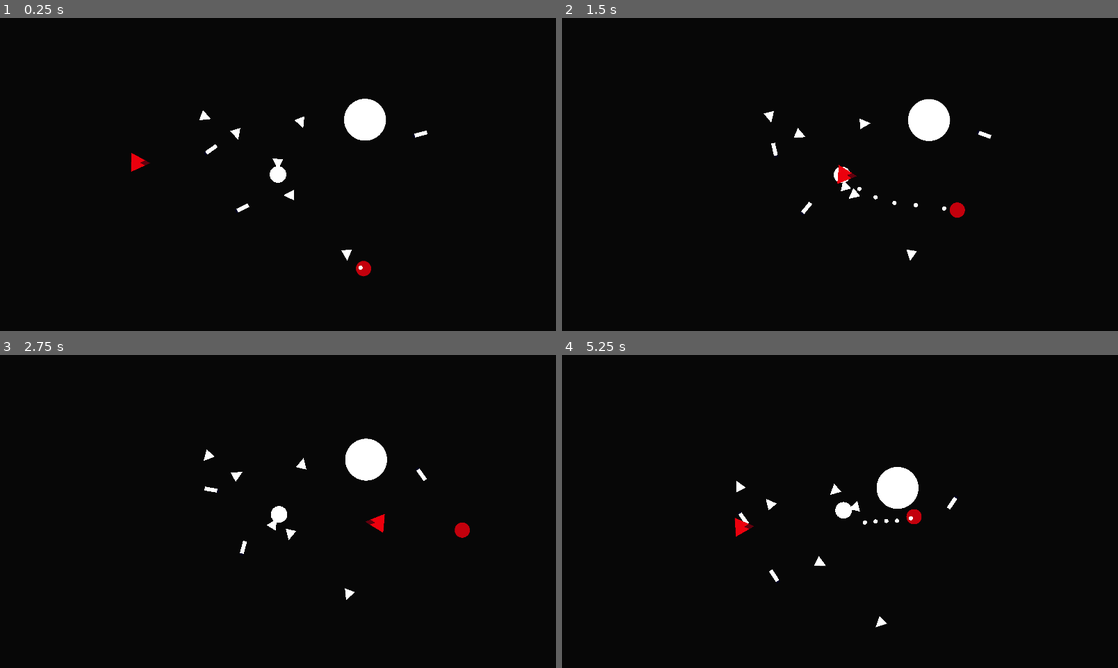
Above: before the commit, frames 1-4 (two rows, left to right).
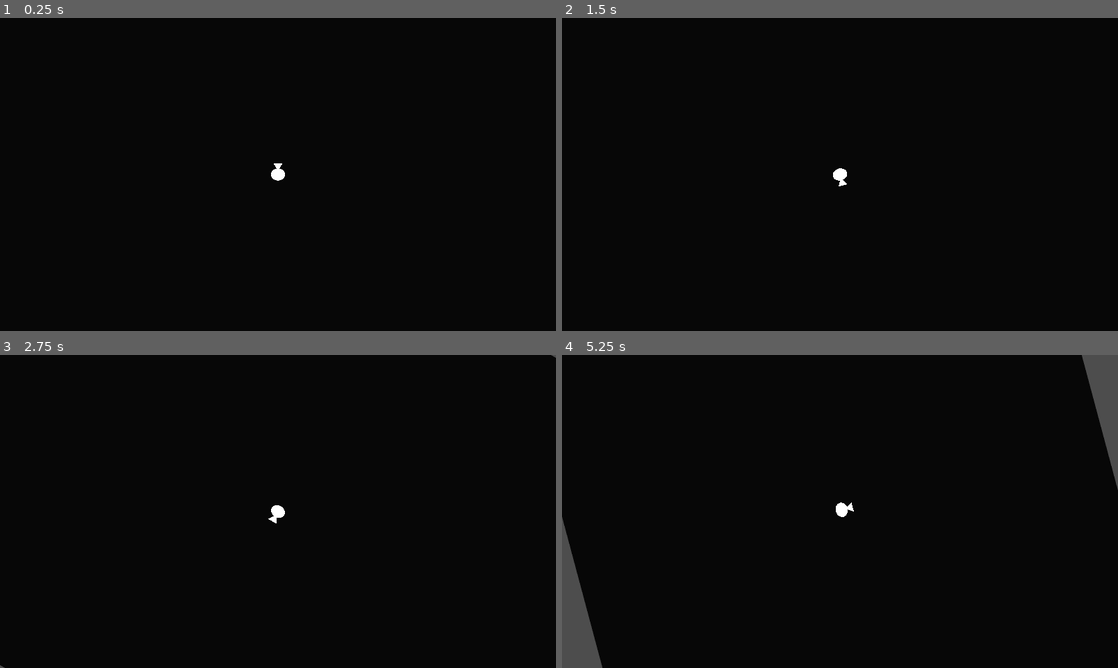
Above: after the commit, the same moments.

Repository: Leeway001Write/melonJam6
Game: Godot game, scene res://Levels/world.tscn
Two runs of this game, one before a commit and one after it. Both use one fixed random seed, a clock stepped at 60 frames per second and the inputs below.
Inputs:
- Up to frame 1 (0.25 s): no input
- Up to frame 2 (1.5 s): hold D (right) 0.53-1.28 s; tap X (DestroyTest) at 0.6, 1.35 s; hold A (left) from 1.28 s (still down)
- Up to frame 3 (2.75 s): release A (left) at 2.03 s; hold D (right) from 2.03 s (still down); hold Space (fire) from 2.03 s (still down); tap X (DestroyTest) at 2.3 s
- Up to frame 4 (5.25 s): release D (right) at 2.78 s; release Space (fire) at 2.78 s; hold W (forward) 2.78-3.53 s; tap X (DestroyTest) at 2.85, 3.6, 4.55, 5.1 s; hold A (left) from 3.53 s (still down); tap Space (fire) at 4.35 s

The runs differ from the first frame. In frame 1, 1.4% of the frame differs, in the area x 23-77%, y 25-83%; in frame 2, 1.4%; in frame 3, 1.4%; in frame 4, 4.6%, in the area x 0-100%, y 0-100%.

Commit message:
Made the junk components and got the world ready to be built out.

Diff:
--- a/escape-from-greenland/Levels/world.tscn
+++ b/escape-from-greenland/Levels/world.tscn
@@ -1,18 +1,13 @@
-[gd_scene load_steps=8 format=3 uid="uid://yueyhrgmxpo4"]
+[gd_scene load_steps=3 format=3 uid="uid://yueyhrgmxpo4"]
 
 [ext_resource type="PackedScene" uid="uid://gjus2b6qt6k1" path="res://Prefabs/ship.tscn" id="1_kycxd"]
-[ext_resource type="PackedScene" uid="uid://6t48r1sfmkgl" path="res://Prefabs/booster.tscn" id="2_kycxd"]
-[ext_resource type="PackedScene" uid="uid://ccrjlto8qhso5" path="res://Prefabs/gun.tscn" id="3_pa6j6"]
-[ext_resource type="PackedScene" uid="uid://rk3w2tikjskl" path="res://Prefabs/charging-enemy.tscn" id="4_4dvsh"]
-[ext_resource type="PackedScene" uid="uid://bn1lygxg8oxdq" path="res://Prefabs/path-enemy.tscn" id="5_ks8n1"]
-[ext_resource type="PackedScene" uid="uid://c5k803o78b381" path="res://Prefabs/asteroid.tscn" id="6_x5oxt"]
 
 [sub_resource type="QuadMesh" id="QuadMesh_4dvsh"]
 
 [node name="World" type="Node2D"]
 
 [node name="Ship" parent="." instance=ExtResource("1_kycxd")]
-position = Vector2(571, 81)
+scale = Vector2(0.871134, 0.726322)
 
 [node name="Backdrop" type="MeshInstance2D" parent="Ship"]
 modulate = Color(0.0283017, 0.0283017, 0.0283017, 1)
@@ -20,49 +15,62 @@
 scale = Vector2(6354.16, 5170.86)
 mesh = SubResource("QuadMesh_4dvsh")
 
-[node name="Items" type="Node2D" parent="."]
+[node name="Q1" type="Node2D" parent="."]
 
-[node name="Booster" parent="Items" instance=ExtResource("2_kycxd")]
-position = Vector2(645, 224)
-rotation = 1.67462
+[node name="Enemies" type="Node2D" parent="Q1"]
 
-[node name="Booster2" parent="Items" instance=ExtResource("2_kycxd")]
-position = Vector2(732, -273)
-rotation = -0.108523
+[node name="Items" type="Node2D" parent="Q1"]
 
-[node name="Booster4" parent="Items" instance=ExtResource("2_kycxd")]
-position = Vector2(1047, 639)
-rotation = -0.108523
+[node name="Asteroids" type="Node2D" parent="Q1"]
 
-[node name="Booster5" parent="Items" instance=ExtResource("2_kycxd")]
-position = Vector2(286, -194)
-rotation = -0.108523
+[node name="Art" type="Node2D" parent="Q1"]
 
-[node name="Booster3" parent="Items" instance=ExtResource("2_kycxd")]
-position = Vector2(74, -315)
-rotation = -1.39699
+[node name="Background" type="Node2D" parent="Q1/Art"]
 
-[node name="Gun" parent="Items" instance=ExtResource("3_pa6j6")]
-position = Vector2(106, -89)
-rotation = 1.18919
+[node name="Q2" type="Node2D" parent="."]
 
-[node name="Gun2" parent="Items" instance=ExtResource("3_pa6j6")]
-position = Vector2(323, 314)
-rotation = 1.18919
+[node name="Enemies" type="Node2D" parent="Q2"]
 
-[node name="Gun3" parent="Items" instance=ExtResource("3_pa6j6")]
-position = Vector2(1552, -197)
-rotation = 1.18919
+[node name="Items" type="Node2D" parent="Q2"]
 
-[node name="Backgrounds" type="Node2D" parent="."]
+[node name="Asteroids" type="Node2D" parent="Q2"]
 
-[node name="Enemies" type="Node2D" parent="."]
+[node name="Art" type="Node2D" parent="Q2"]
 
-[node name="ChargingEnemy" parent="Enemies" instance=ExtResource("4_4dvsh")]
-position = Vector2(-377, 0)
+[node name="Background" type="Node2D" parent="Q2/Art"]
 
-[node name="PathEnemy" parent="." instance=ExtResource("5_ks8n1")]
-position = Vector2(1137, 135)
+[node name="Q3" type="Node2D" parent="."]
 
-[node name="Asteroids" parent="." instance=ExtResource("6_x5oxt")]
-position = Vector2(1172, -297)
+[node name="Enemies" type="Node2D" parent="Q3"]
+
+[node name="Items" type="Node2D" parent="Q3"]
+
+[node name="Asteroids" type="Node2D" parent="Q3"]
+
+[node name="Art" type="Node2D" parent="Q3"]
+
+[node name="Background" type="Node2D" parent="Q3/Art"]
+
+[node name="Q4" type="Node2D" parent="."]
+
+[node name="Enemies" type="Node2D" parent="Q4"]
+
+[node name="Items" type="Node2D" parent="Q4"]
+
+[node name="Asteroids" type="Node2D" parent="Q4"]
+
+[node name="Art" type="Node2D" parent="Q4"]
+
+[node name="Background" type="Node2D" parent="Q4/Art"]
+
+[node name="Q5" type="Node2D" parent="."]
+
+[node name="Enemies" type="Node2D" parent="Q5"]
+
+[node name="Items" type="Node2D" parent="Q5"]
+
+[node name="Asteroids" type="Node2D" parent="Q5"]
+
+[node name="Art" type="Node2D" parent="Q5"]
+
+[node name="Background" type="Node2D" parent="Q5/Art"]
--- a/escape-from-greenland/Prefabs/asteroid.tscn
+++ b/escape-from-greenland/Prefabs/asteroid.tscn
@@ -6,7 +6,7 @@
 
 [sub_resource type="CircleShape2D" id="CircleShape2D_3m15j"]
 
-[node name="Asteroids" type="CharacterBody2D"]
+[node name="Asteroid" type="CharacterBody2D"]
 
 [node name="MeshInstance2D" type="MeshInstance2D" parent="."]
 scale = Vector2(289.525, 289.525)
--- /dev/null
+++ b/escape-from-greenland/Prefabs/junk-component.tscn
@@ -0,0 +1,23 @@
+[gd_scene load_steps=4 format=3 uid="uid://o2wqv4w0qqio"]
+
+[ext_resource type="Script" uid="uid://cpd534xwxdjb8" path="res://Scripts/component.gd" id="1_2g848"]
+
+[sub_resource type="QuadMesh" id="QuadMesh_2g848"]
+
+[sub_resource type="RectangleShape2D" id="RectangleShape2D_2g848"]
+
+[node name="JunkComponent" type="CharacterBody2D"]
+script = ExtResource("1_2g848")
+health = 3
+
+[node name="MeshInstance2D" type="MeshInstance2D" parent="."]
+scale = Vector2(70.5107, 163.531)
+mesh = SubResource("QuadMesh_2g848")
+
+[node name="Area2D" type="Area2D" parent="." groups=["Component", "Junk"]]
+
+[node name="CollisionShape2D" type="CollisionShape2D" parent="Area2D"]
+scale = Vector2(3.65633, 7.86377)
+shape = SubResource("RectangleShape2D_2g848")
+
+[connection signal="area_entered" from="Area2D" to="." method="_on_area_2d_area_entered"]
--- a/escape-from-greenland/Prefabs/ship.tscn
+++ b/escape-from-greenland/Prefabs/ship.tscn
@@ -75,9 +75,11 @@
 [node name="InitialBooster" parent="Components/Boosters" instance=ExtResource("1_7nyfi")]
 position = Vector2(0, -71)
 health = 10000
-test = true
+initial = true
 
 [node name="Guns" type="Node2D" parent="Components"]
+
+[node name="Junk" type="Node2D" parent="Components"]
 
 [node name="ForwardPos" type="Node2D" parent="."]
 position = Vector2(0, 9)
@@ -100,43 +102,51 @@
 
 [node name="Audios" type="Node2D" parent="Camera2D"]
 
+[node name="Clarinet" type="AudioStreamPlayer2D" parent="Camera2D/Audios"]
+stream = ExtResource("9_c2nu4")
+volume_db = -80.0
+autoplay = true
+parameters/looping = true
+
 [node name="Bass" type="AudioStreamPlayer2D" parent="Camera2D/Audios"]
 stream = ExtResource("6_dpy1d")
+volume_db = -80.0
 autoplay = true
 parameters/looping = true
 
 [node name="Arpeggiator" type="AudioStreamPlayer2D" parent="Camera2D/Audios"]
 stream = ExtResource("7_dgasq")
-autoplay = true
-parameters/looping = true
-
-[node name="Clarinet" type="AudioStreamPlayer2D" parent="Camera2D/Audios"]
-stream = ExtResource("9_c2nu4")
+volume_db = -80.0
 autoplay = true
 parameters/looping = true
 
 [node name="KickAndSnare" type="AudioStreamPlayer2D" parent="Camera2D/Audios"]
 stream = ExtResource("5_o8k4e")
+volume_db = -80.0
 autoplay = true
 parameters/looping = true
 
 [node name="Strings" type="AudioStreamPlayer2D" parent="Camera2D/Audios"]
 stream = ExtResource("8_okhf4")
+volume_db = -80.0
 autoplay = true
 parameters/looping = true
 
 [node name="HiHat" type="AudioStreamPlayer2D" parent="Camera2D/Audios"]
 stream = ExtResource("4_cm1ru")
+volume_db = -80.0
 autoplay = true
 parameters/looping = true
 
 [node name="Flute" type="AudioStreamPlayer2D" parent="Camera2D/Audios"]
 stream = ExtResource("10_uc7nm")
+volume_db = -80.0
 autoplay = true
 parameters/looping = true
 
 [node name="Brass" type="AudioStreamPlayer2D" parent="Camera2D/Audios"]
 stream = ExtResource("11_7cayt")
+volume_db = -80.0
 autoplay = true
 parameters/looping = true
 
--- a/escape-from-greenland/Scripts/booster.gd
+++ b/escape-from-greenland/Scripts/booster.gd
@@ -8,8 +8,6 @@
 func _physics_process(delta: float) -> void:
 	super(delta)
 	dir_vector = Vector2($ForwardPos.global_position - global_position).normalized() * speed
-	if test and Input.is_action_just_pressed("DestroyTest"):
-		_hurt()
 
 	if Input.is_action_pressed('forward') and attached:
 		$CPUParticles2D.emitting = true
--- a/escape-from-greenland/Scripts/component.gd
+++ b/escape-from-greenland/Scripts/component.gd
@@ -4,8 +4,9 @@
 
 @export var attached:bool
 @export var health:int
-@export var test:bool
 @export var rot_range = Vector2(-1, 1) # Min and max rotation
+@export var initial:bool = false
+
 @onready var trigger:Area2D = $Area2D
 @onready var rot_speed = randf_range(rot_range.x, rot_range.y)
 
@@ -41,11 +42,10 @@
 		invincible = false
 	elif area.is_in_group("DamagePlayer") and attached:
 		_hurt()
-	elif area.is_in_group('Asteroid'):
-		_hurt()
-		_hurt()
-		_hurt()
-		_hurt()
+	elif area.is_in_group('Asteroid') and not initial:
+		get_tree().get_first_node_in_group('Cam').shake()
+		get_tree().get_first_node_in_group('Cam').shake()
+		queue_free()
 
 func _hurt():
 	if invincible: return
@@ -59,7 +59,7 @@
 
 func invincibility():
 	invincible = true
-	await get_tree().create_timer(1.1).timeout
+	await get_tree().create_timer(.7).timeout
 	invincible = false
 
 func destroy():
--- a/escape-from-greenland/Scripts/ship.gd
+++ b/escape-from-greenland/Scripts/ship.gd
@@ -44,7 +44,9 @@
 	component.invincibility()
 	if area.is_in_group('Booster'):
 		component.reparent.call_deferred($Components/Boosters)
-	if area.is_in_group('Gun'):
+	elif area.is_in_group('Gun'):
 		component.reparent.call_deferred($Components/Guns)
+	elif area.is_in_group('Junk'):
+		component.reparent.call_deferred($Components/Junk)
 	await get_tree().process_frame
 	component.attached = true
--- a/escape-from-greenland/project.godot
+++ b/escape-from-greenland/project.godot
@@ -32,6 +32,7 @@
 PlayerBullet=""
 Cam=""
 Asteroid=""
+Junk=""
 
 [input]
 
Not shown: 1 places in escape-from-greenland/Prefabs/ship.tscn that only renumber resources
Not shown, added: escape-from-greenland/Sound/Music/1 hi hat.mp3.import
Not shown, added: escape-from-greenland/Sound/Music/2 kick and snare.mp3.import
Not shown, added: escape-from-greenland/Sound/Music/3 bass.mp3.import
Not shown, added: escape-from-greenland/Sound/Music/4 arpeggiator.mp3.import
Not shown, added: escape-from-greenland/Sound/Music/5 strings.mp3.import
Not shown, added: escape-from-greenland/Sound/Music/6 clarinet.mp3.import
Not shown, added: escape-from-greenland/Sound/Music/7 flute.mp3.import
Not shown, added: escape-from-greenland/Sound/Music/8 brass.mp3.import
